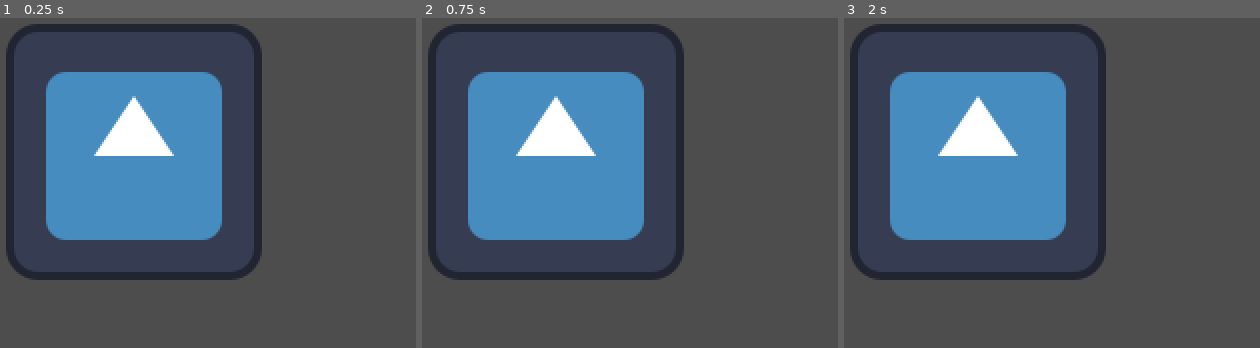
Above: before the commit, frames 1-3 (left to right).
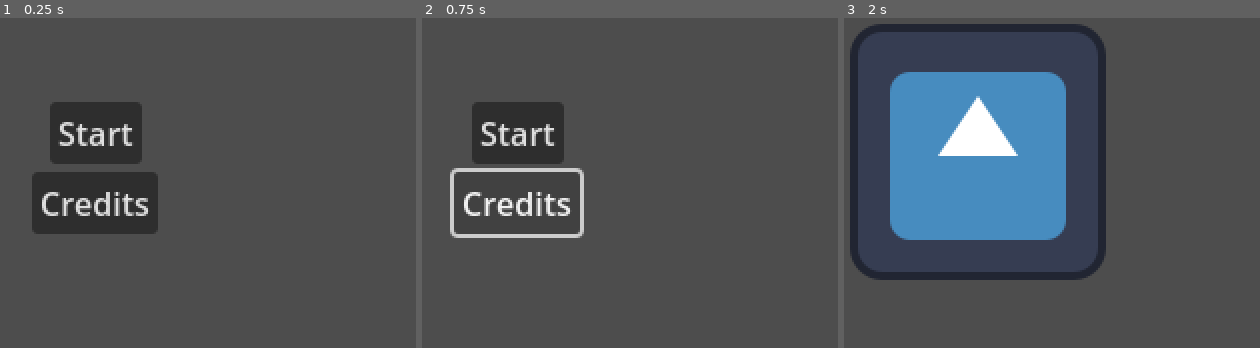
Above: after the commit, the same moments.

Repository: GabrielAF-Faca/GMTK-2025
Game: Godot game, scene res://scenes/main.tscn
The game is run twice, just before and just after one commit, with the same random seed, the same clock (stepped at 60 frames per second) and the same inputs. The engine's default icon, where the game draws it, is replaced by a stand-in: a white triangle on a blue panel in a dark square.
Inputs (mouse positions are in pixels of both pictures, inside the frame that each line leads up to):
- Up to frame 1 (0.25 s): no input
- Up to frame 2 (0.75 s): click (517, 202) at 0.5 s, where only the run after the commit has a clickable "Credits"
- Up to frame 3 (2 s): click (939, 133) at 1.25 s, where only the run after the commit has a clickable "Start"

The runs differ from the first frame. In frame 1, 28% of the frame differs, in the area x 1-63%, y 1-80%; in frame 2, 27%; in frame 3, nothing differs.

Commit message:
Menu inicial funcionando

Diff:
--- a/scenes/main.tscn
+++ b/scenes/main.tscn
@@ -1,8 +1,8 @@
 [gd_scene load_steps=3 format=3 uid="uid://bgu2mlxk0c8cj"]
 
 [ext_resource type="Script" uid="uid://b0tyvgl63aweh" path="res://scripts/main.gd" id="1_o5qli"]
-[ext_resource type="PackedScene" uid="uid://fgqc8cmuciq6" path="res://scenes/game.tscn" id="2_0wfyh"]
+[ext_resource type="PackedScene" uid="uid://bar5lb2dyepe0" path="res://scenes/main_menu.tscn" id="3_sugp2"]
 
 [node name="Main" type="Node"]
 script = ExtResource("1_o5qli")
-game_scene = ExtResource("2_0wfyh")
+menu_scene = ExtResource("3_sugp2")
--- /dev/null
+++ b/scenes/main_menu.tscn
@@ -0,0 +1,40 @@
+[gd_scene load_steps=3 format=3 uid="uid://bar5lb2dyepe0"]
+
+[ext_resource type="Script" uid="uid://bt53e1l3s40ks" path="res://scripts/main_menu.gd" id="1_ekxnf"]
+[ext_resource type="PackedScene" uid="uid://fgqc8cmuciq6" path="res://scenes/game.tscn" id="2_bqqt6"]
+
+[node name="Main_menu" type="Control"]
+layout_mode = 3
+anchors_preset = 15
+anchor_right = 1.0
+anchor_bottom = 1.0
+grow_horizontal = 2
+grow_vertical = 2
+script = ExtResource("1_ekxnf")
+game_scene = ExtResource("2_bqqt6")
+
+[node name="VBoxContainer" type="VBoxContainer" parent="."]
+layout_mode = 1
+anchors_preset = 14
+anchor_top = 0.5
+anchor_right = 1.0
+anchor_bottom = 0.5
+offset_top = -33.0
+offset_bottom = 33.0
+grow_horizontal = 2
+grow_vertical = 2
+
+[node name="Start" type="Button" parent="VBoxContainer"]
+layout_mode = 2
+size_flags_horizontal = 4
+text = "Start"
+
+[node name="Credits" type="Button" parent="VBoxContainer"]
+layout_mode = 2
+size_flags_horizontal = 4
+size_flags_vertical = 4
+text = "Credits
+"
+
+[connection signal="pressed" from="VBoxContainer/Start" to="." method="_on_start_pressed"]
+[connection signal="pressed" from="VBoxContainer/Credits" to="." method="_on_credits_pressed"]
--- a/scripts/main.gd
+++ b/scripts/main.gd
@@ -1,6 +1,22 @@
 extends Node
 
-@export var game_scene: PackedScene
+@export var menu_scene: PackedScene
+
+# Referencia a cena que está atualmente na tela
+var current_scene: Node
 
 func _ready():
-	get_tree().change_scene_to_file("res://scenes/game.tscn")
+	change_scene(menu_scene)
+
+func change_scene(scene_to_load: PackedScene):
+	# Remove a cena atual se houver uma
+	if is_instance_valid(current_scene):
+		current_scene.queue_free()
+	# Nova instância da cena que será carregada
+	current_scene = scene_to_load.instantiate()
+	# Conecta o sinal universal da nova cena a esta função
+	if current_scene.has_signal("change_scene_requested"):
+		# Qualquer cena pode alterar para a cena desejada
+		current_scene.change_scene_requested.connect(change_scene)
+	# Adiciona nova cena como filha do nó Main
+	add_child(current_scene)
--- /dev/null
+++ b/scripts/main_menu.gd
@@ -0,0 +1,11 @@
+extends Control
+
+signal change_scene_requested(scene_to_load: PackedScene)
+
+@export var game_scene: PackedScene
+
+func _on_start_pressed() -> void:
+	change_scene_requested.emit(game_scene)
+
+func _on_credits_pressed() -> void:
+	pass # change_scene_requested.emit(credits_scene)
Not shown, added: scripts/main_menu.gd.uid
